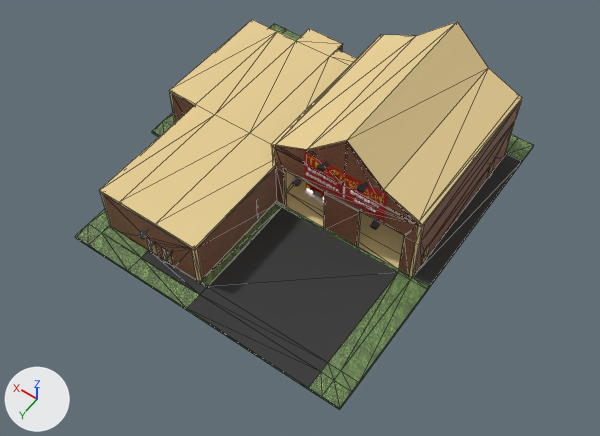
An edit to the glTF model Gangsta Wizards/Main/BUILDINGS/Business/Firehouse.glb, drawn before and after from the same camera.
Before and after are seen from a camera (50 mm lens) standing at (-29.1, 35.7, 54.0) and looking at (-5.1, 2.2, 1.4). Arrows for +X, +Y and +Z are at lower left; the lights stay in place. The first picture is the older version. Mesh edges are drawn as thin lines on the coarser meshes. Where no turn or scale is listed for an object, it has been applied to the vertices.

Script lines for the objects in view, before the commit:
```python
me_cube_004 = bpy.data.meshes.new('Cube.004')
me_cube_004.from_pydata(...)  # 156 vertices, 308 faces; spans x -16.6..11.9, y -17.2..13.5, z -0.2..0.2
# faces by material slot: [294, 14]
me_cube_004.materials.append(mat_grass)  # picture img_grass
me_cube_004.materials.append(mat_asphalt)  # dark grey #3a3a3a
me_cube_005 = bpy.data.meshes.new('Cube.005')
me_cube_005.from_pydata(...)  # 36 vertices, 68 faces; spans x -11.2..1.2, y -9.3..15.8, z -0.2..0.2
me_cube_005.materials.append(mat_ext_concrete)  # beige #e7ce94
me_cube_008 = bpy.data.meshes.new('Cube.008')
me_cube_008.from_pydata(...)  # 2136 vertices, 4086 faces; spans x -3.63..3.63, y -0.08..0.13, z -1.44..1.44
# faces by material slot: [12, 1438, 2636]
me_cube_008.materials.append(mat_red_paint)  # red #a61408
me_cube_008.materials.append(mat_yellow_paint)  # yellow #e7b80c
me_cube_008.materials.append(mat_white_paint)  # white #e7e7e7
ob_ground = bpy.data.objects.new('Ground', me_cube_004)
ob_ground.location = (0.0, 0.0, 0.0)
ob_roof2 = bpy.data.objects.new('Roof2', me_cube_005)
ob_roof2.location = (9.22, -4.75, 4.57)
ob_sign_001 = bpy.data.objects.new('Sign.001', me_cube_008)
ob_sign_001.location = (-8.42, 1.05, 6.54)
# also in view: 'Cube' at (-2.3, -1.9, 3.2); 'Roof' at (-8.4, -6.9, 9.0); 'Floor' at (-2.3, -1.9, -0.3)
```
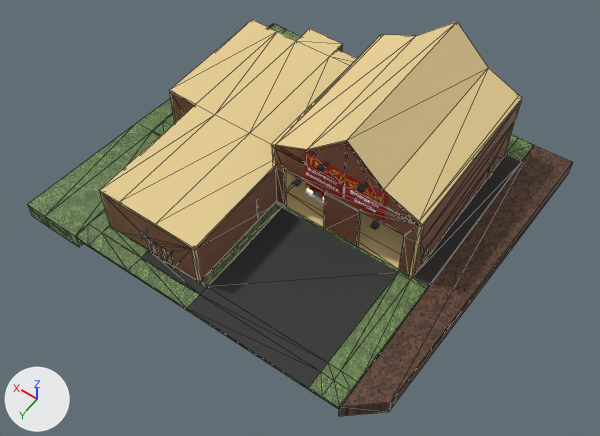
Where the change shows, as pixel boxes [x1, y1, x2, y2] in the pictures (600 x 436 px):
'Undeveloped Land.001', added
    after: [27, 24, 573, 416]
    faces in mat_dirt (picture img_dirt): [338, 146, 573, 416]
    faces in mat_grass_001 (picture img_grass): [27, 24, 273, 247]

What changed in the scene script:
```text
Add img_dirt:
    img_dirt = load_image('Dirt', '_unpacked/Dirt', 450, 450, 'sRGB')
Add mat_dirt:
    mat_dirt = principled_material('Dirt')
    mat_dirt.texture = img_dirt
Add mat_grass_001:
    mat_grass_001 = principled_material('Grass.001')
    mat_grass_001.texture = img_grass
Add me_cube_014:
    me_cube_014.from_pydata(...)  # 24 vertices, 40 faces; spans x -135.2..-100.2, y 238.5..269.2, z 31.6..33.1
    # faces by material slot: [12, 28]
    me_cube_014.materials.append(mat_dirt)  # picture img_dirt
    me_cube_014.materials.append(mat_grass_001)  # picture img_grass
Add ob_undeveloped_land_001:
    ob_undeveloped_land_001 = bpy.data.objects.new('Undeveloped Land.001', me_cube_014)
    ob_undeveloped_land_001.location = (114.92, -255.77, -32.97)
```
